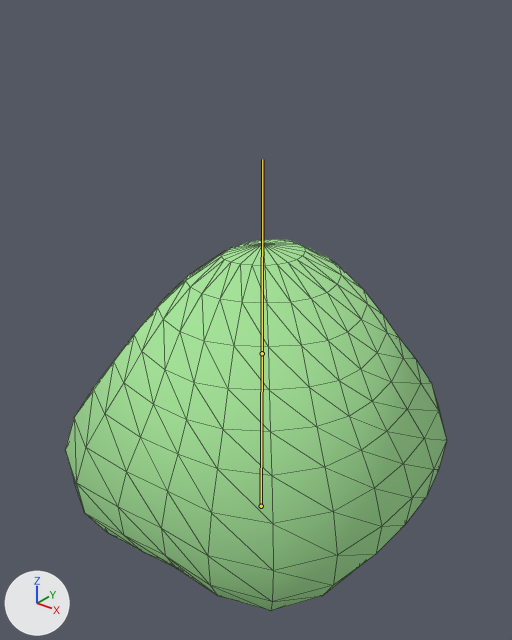
The glTF model assets/models/blob.gltf: old version first, new version second.
Before and after are seen from a camera (50 mm lens) standing at (0.894, -1.14, 1.418) and looking at (-0.031, 0.016, 0.701). The lights are fixed; the arrows at lower left show +X, +Y and +Z. The first picture is the older version. The bones that bend it are drawn over the model as lines. Mesh edges are drawn as thin lines.
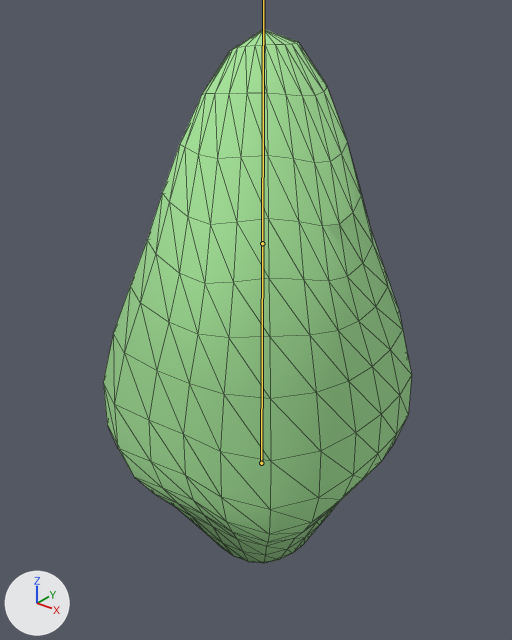
The newer file adds an action. The first version stands in its rest pose; the second is drawn at frame 5 of the action 'attack'.

Location of each change, [x1, y1, x2, y2] in pixels of the pictures (512 x 640 px):
'Mesh_0', posed (19% narrower, 43% taller)
    before: [65, 239, 447, 611]
    after: [103, 29, 412, 563]
bone 'base', root to tip
    before: (261, 506) to (262, 353)
    after: (261, 463) to (262, 243)

What the commit changed:
Bone 'base' (bone_base) moves from (0.0, 0.0, 0.0) to (0.0, 0.138, 0.0).
Bone 'base' (bone_base) is rescaled from (1.0, 1.0, 1.0) to (0.84, 1.29, 0.84).
Bone 'top' (bone_top) is rescaled from (1.0, 1.0, 1.0) to (0.86, 1.23, 0.86).
